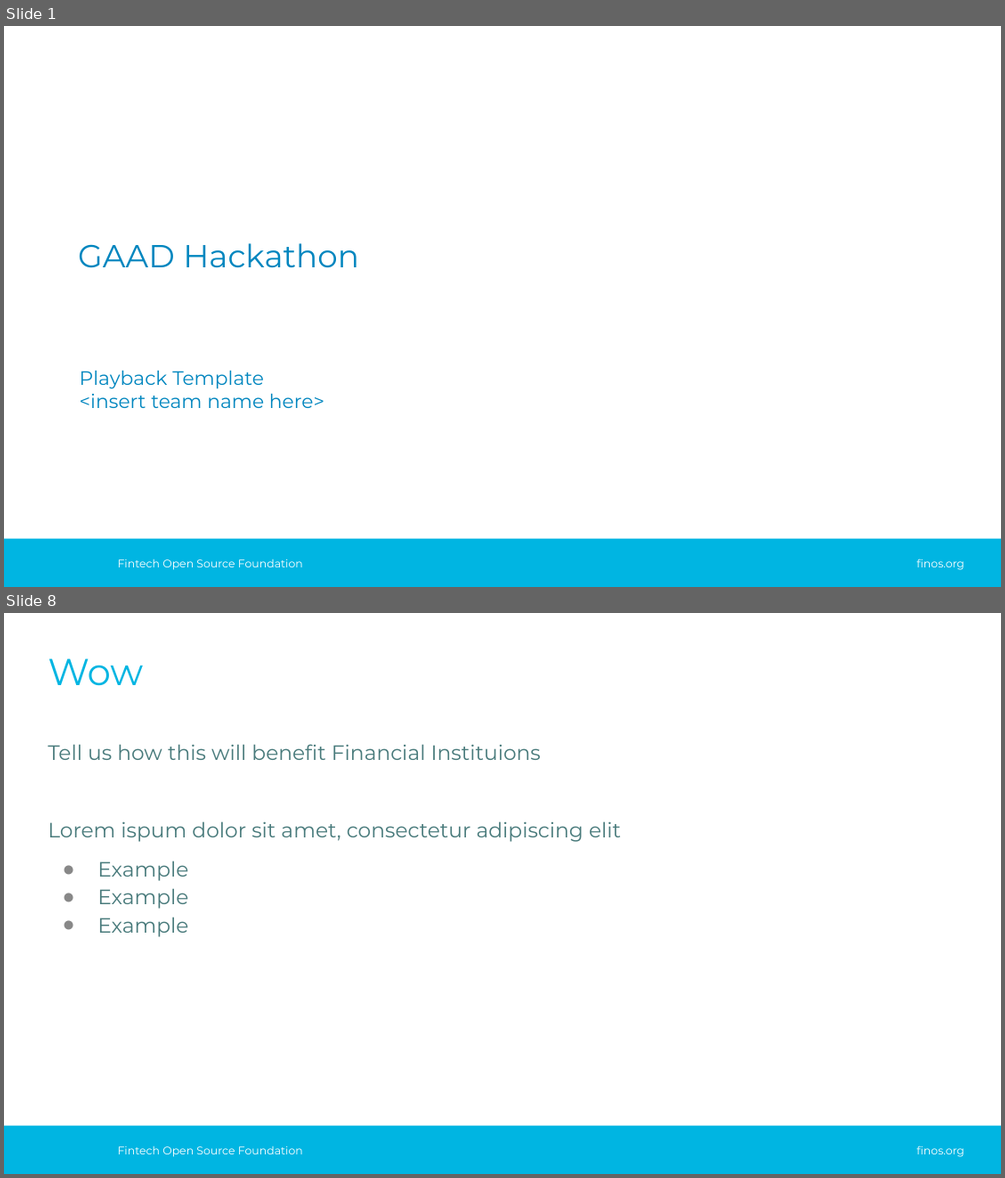
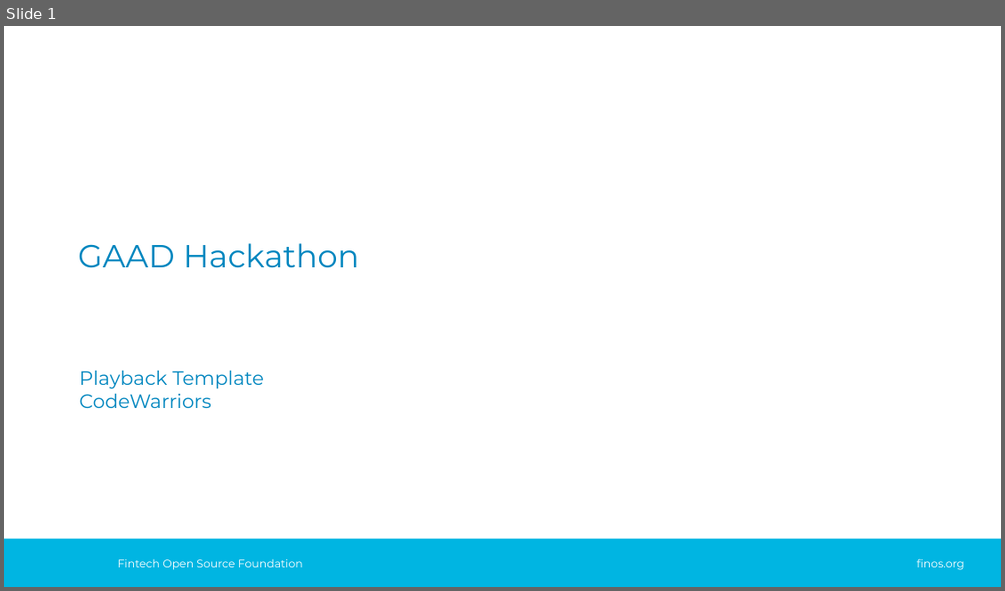
Before and after one commit to yaw-sid/CodeWarriors, a slide deck: hackproject/presentations/gaad-hackathon-playback-template.pptx. Shown one above the other, each under a label of ours: slides 1 and 8 before the commit, slide 1 after it; the slides between them are not shown. The pictures are 1005x1178 and 1005x591 pixels, drawn with LibreOffice and Linux fonts; fonts in the diff are those of the drawing; background and template pictures are left out. Boxes give left, top, right and bottom in pixels: in the first picture for what was removed or moved away, otherwise in the second. Text is boxed around its words. In the diff, an @@ line names an element or a change of style, - is before the commit and + after.

```diff
--- a/hackproject/presentations/gaad-hackathon-playback-template.pptx
+++ b/hackproject/presentations/gaad-hackathon-playback-template.pptx
@@ slide 8 removed at box(4, 613, 1001, 1174), background #FFFFFF; not listed: 3 template elements that a slide beside it also shows @@
@@ title removed at box(48, 658, 143, 686) @@
-Wow
@@ text removed at box(48, 744, 621, 937) @@
-Tell us how this will benefit Financial Instituions
-Lorem ispum dolor sit amet, consectetur adipiscing elit
-● Example
-● Example
-● Example
@@ slide 1 changed as well @@
@@ subtitle at box(80, 393, 211, 408): text changed @@
-<insert team name here>
+CodeWarriors
```
Also in this commit, not shown: 8 slides added, 7 other slides removed.
